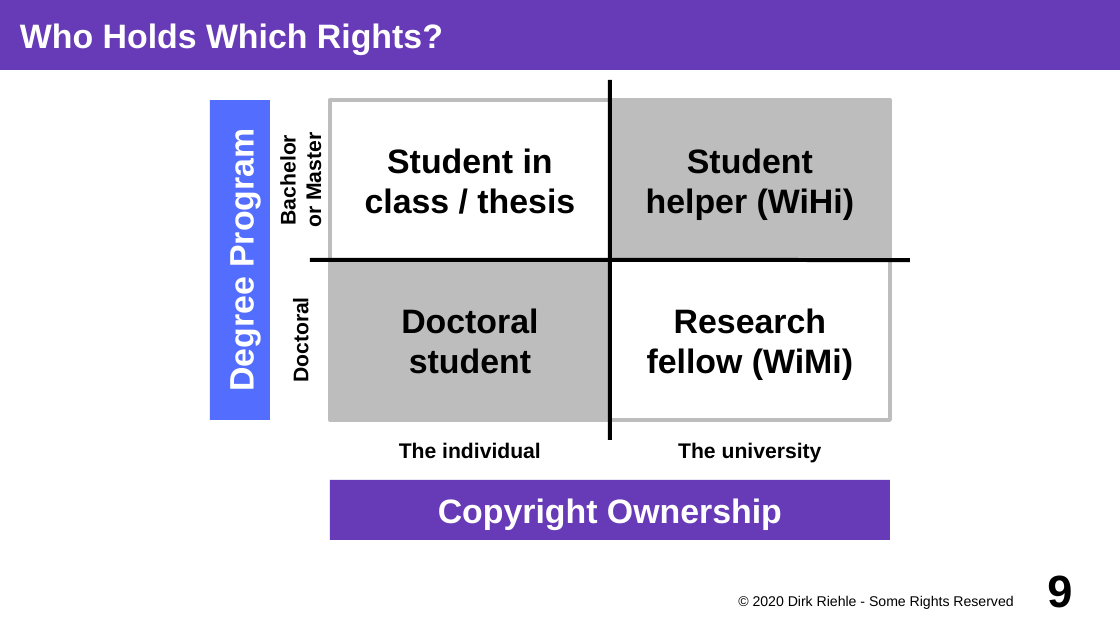
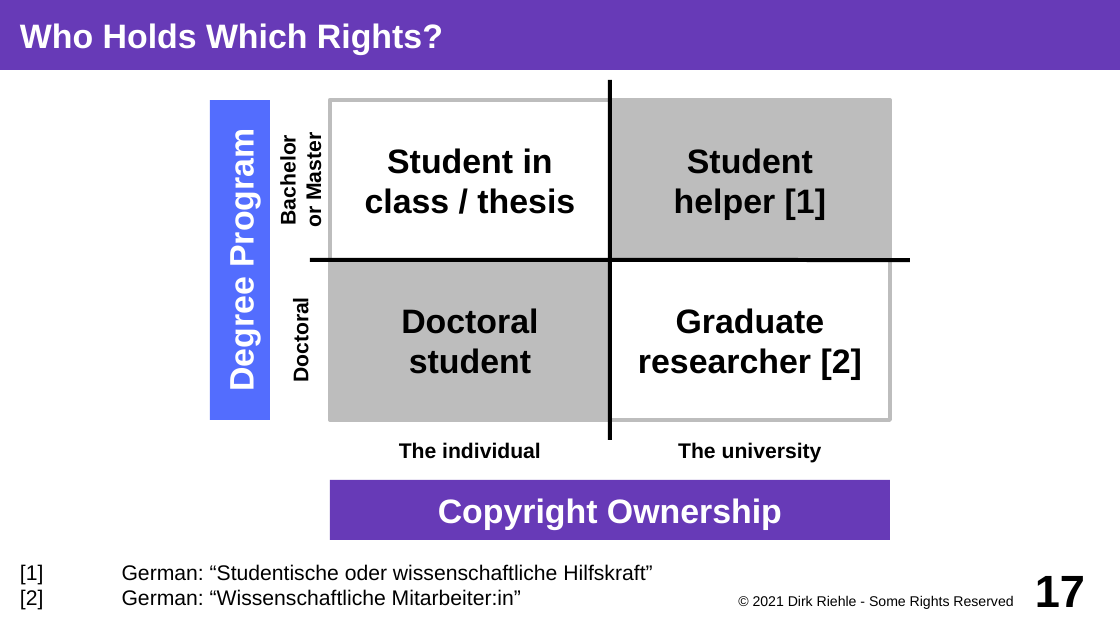
Before and after one commit to dirkriehle/coss-course, a slide deck: slide 17 of Lecture slides/COSS D03 - University Spin-offs.odp (slide 9 before the commit). Drawn at 1120x630 pixels with LibreOffice and Linux fonts; fonts in the diff are those of the drawing. Boxes give left, top, right and bottom in pixels: in the first picture for what was removed or moved away, otherwise in the second. Text is boxed around its words. In the diff, an @@ line names an element or a change of style, - is before the commit and + after.

```diff
--- a/Lecture slides/COSS D03 - University Spin-offs.odp
+++ b/Lecture slides/COSS D03 - University Spin-offs.odp
@@ text in rectangle at box(674, 148, 826, 220): text changed @@
-Student
-helper (WiHi)
+Student
+helper [1]
@@ text in rectangle at box(638, 308, 862, 380): text changed @@
-Research
-fellow (WiMi)
+Graduate
+researcher [2]
@@ text added at box(20, 564, 652, 606), 15 pt, text #000000 @@
+[1] German: “Studentische oder wissenschaftliche Hilfskraft”
+[2] German: “Wissenschaftliche Mitarbeiter:in”
@@ text at box(753, 595, 1013, 609): text changed @@
-© 2020 Dirk Riehle - Some Rights Reserved
+© 2021 Dirk Riehle - Some Rights Reserved
@@ page number at box(1035, 576, 1085, 607): text changed @@
-9
+17
```
Also in this commit, not shown: 22 other slides changed, 4 slides added, 4 slides removed, 8 other files.
